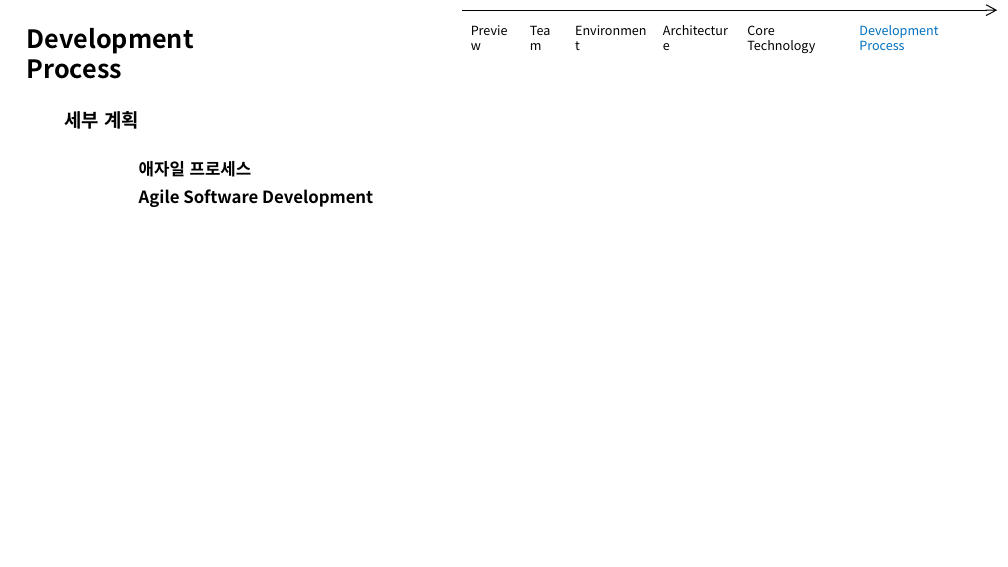
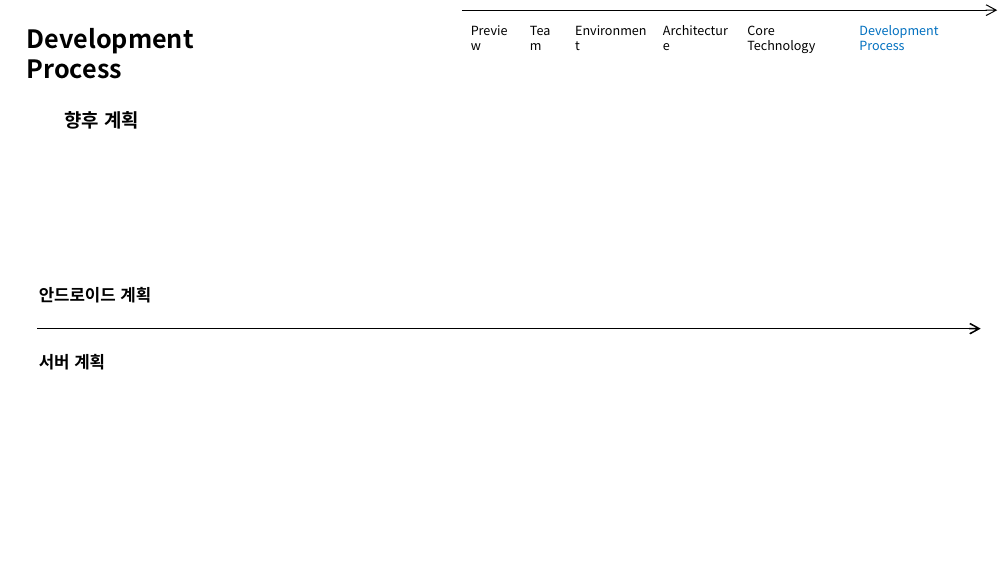
Before and after one commit to VanSubstance/doubleSlash_06, a slide deck: slide 10 of Datas/개발 발표안 1차.pptx (slide 9 before the commit). Drawn at 1008x567 pixels with LibreOffice and Linux fonts; fonts in the diff are those of the drawing. Boxes give left, top, right and bottom in pixels: in the first picture for what was removed or moved away, otherwise in the second. Text is boxed around its words. In the diff, an @@ line names an element or a change of style, - is before the commit and + after.

```diff
--- a/Datas/개발 발표안 1차.pptx
+++ b/Datas/개발 발표안 1차.pptx
@@ text at (64,111,139,129): text changed @@
-세부 계획
+향후 계획
@@ text removed at (139,161,252,177) @@
-애자일 프로세스
@@ text removed at (139,189,373,207) @@
-Agile Software Development
@@ text added at (39,287,151,303), 16 pt, text #000000, bold @@
+안드로이드 계획
@@ arrow added from (37, 329) to (981, 329), #000000 1.5 pt @@
@@ text added at (39,354,105,370), 16 pt, text #000000, bold @@
+서버 계획
```
Also in this commit, not shown: 4 other slides changed, 1 slide added, 9 other files.
